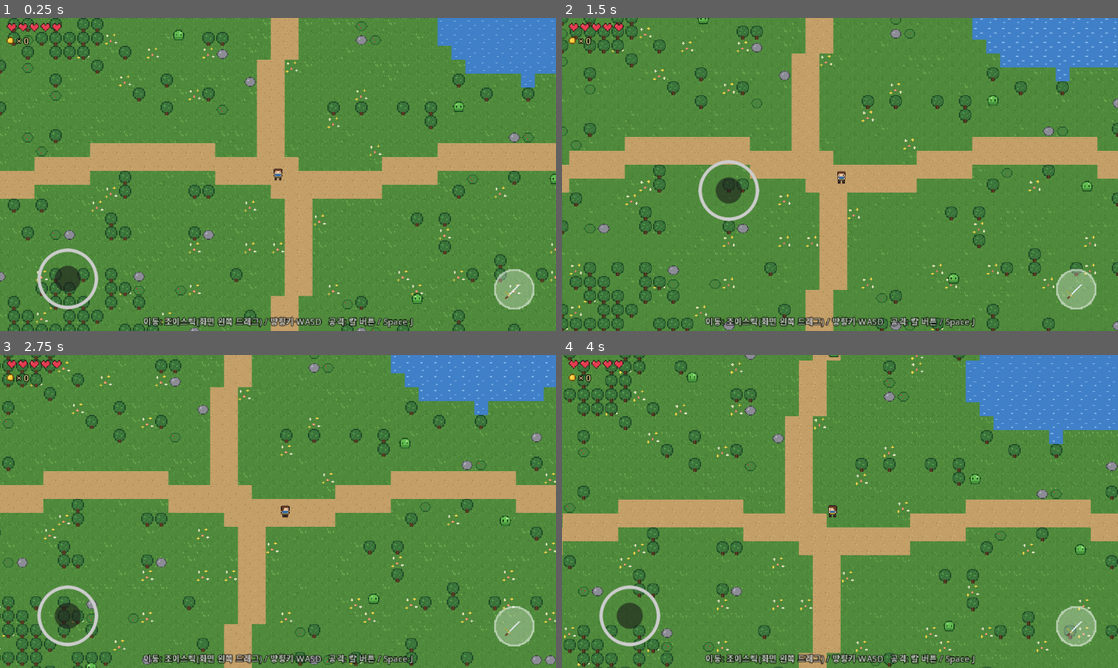
Above: before the commit, frames 1-4 (two rows, left to right).
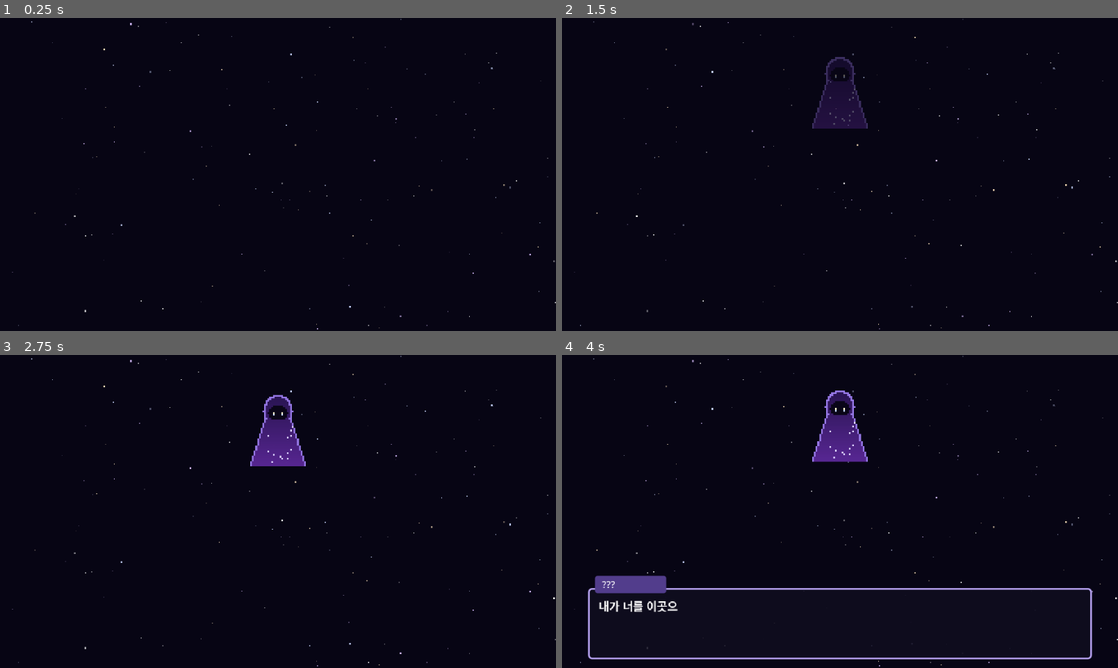
Above: after the commit, the same moments.

Repository: WoongDam123/MyRPG
Game: Godot game, scene res://scenes/prologue.tscn
The game is run twice, just before and just after one commit, with the same random seed, the same clock (stepped at 60 frames per second) and the same inputs. Before the commit the project starts from res://scenes/main.tscn.
Inputs (mouse positions are in pixels of both pictures, inside the frame that each line leads up to):
- Up to frame 1 (0.25 s): no input
- Up to frame 2 (1.5 s): tap Enter (ui_accept) at 0.5, 0.77, 0.8, 1.07, 1.35 s; move the mouse to (962, 158) at 0.52 s; hold Right (move_right) 0.53-1.28 s; hold Space (attack) 0.53-1.28 s; click (962, 158) at 0.67 s; move the mouse to (728, 190) at 1.27 s; hold Down (move_down) from 1.28 s (still down); click (728, 190) at 1.42 s
- Up to frame 3 (2.75 s): tap Enter (ui_accept) at 1.52, 1.82, 2.3 s; tap Space (attack) at 1.55 s; move the mouse to (333, 442) at 2.02 s; release Down (move_down) at 2.03 s; hold Right (move_right) from 2.03 s (still down); hold Space (attack) from 2.03 s (still down); click (333, 442) at 2.17 s
- Up to frame 4 (4 s): move the mouse to (812, 574) at 2.77 s; release Right (move_right) at 2.78 s; release Space (attack) at 2.78 s; hold Up (move_up) 2.78-3.53 s; tap Space (attack) at 2.85 s; click (812, 574) at 2.92 s; tap Enter (ui_accept) at 3.02, 3.32 s; move the mouse to (1006, 558) at 3.52 s; hold Left (move_left) from 3.53 s (still down); hold Enter (ui_accept) from 3.53 s (still down); click (1006, 558) at 3.67 s

The runs differ from the first frame. In frame 1, 100% of the frame differs, in the area x 0-100%, y 0-100%; in frame 2, 100%; in frame 3, 100%; in frame 4, 100%.

Commit message:
서장-1: 프롤로그 (미지의 존재와 속성 선택)
- 프롤로그 장면: 반짝이는 우주 배경, 미지의 존재 등장, 대사 7줄
- 세 속성 구슬(Solid/Liquid/Cosmo) 선택 + 설명, 당장은 Solid만 선택 가능
- 선택 후 대사 → 흰 빛 → "그라니아 변방, 볕돌 마을" 자막 → 필드로 이동
- 전역 GameState(속성 정보·선택 저장), Transition(페이드 전환·자막) 추가
- 재사용 대화창 DialogueBox (한 글자씩 출력, 터치/Space/J로 넘김)
- 시작 장면을 prologue.tscn으로 변경, 기획서 v0.3 (직업 이름 B안, 마을 튜토리얼 흐름)

Co-Authored-By: Claude Opus 5.5 <noreply@anthropic.com>
Claude-Session: https://claude.ai/code/session_01Er39gAyKDwwEVGsjxjSxSV

Diff:
--- a/project.godot
+++ b/project.godot
@@ -11,8 +11,13 @@
 [application]
 
 config/name="MyRPG"
-run/main_scene="res://scenes/main.tscn"
+run/main_scene="res://scenes/prologue.tscn"
 config/features=PackedStringArray("4.7", "GL Compatibility")
+
+[autoload]
+
+GameState="*res://scripts/autoload/game_state.gd"
+Transition="*res://scripts/autoload/transition.gd"
 
 [display]
 
--- /dev/null
+++ b/scenes/prologue.tscn
@@ -0,0 +1,211 @@
+[gd_scene format=3]
+
+[ext_resource type="Script" path="res://scripts/prologue.gd" id="1_script"]
+[ext_resource type="Script" path="res://scripts/ui/starfield.gd" id="2_stars"]
+[ext_resource type="Texture2D" path="res://assets/prologue/being.png" id="3_being"]
+[ext_resource type="Texture2D" path="res://assets/prologue/orb_solid.png" id="4_solid"]
+[ext_resource type="Texture2D" path="res://assets/prologue/orb_liquid.png" id="5_liquid"]
+[ext_resource type="Texture2D" path="res://assets/prologue/orb_cosmo.png" id="6_cosmo"]
+[ext_resource type="PackedScene" path="res://scenes/ui/dialogue_box.tscn" id="7_dialogue"]
+
+[sub_resource type="StyleBoxFlat" id="StyleBoxFlat_desc"]
+content_margin_left = 12.0
+content_margin_top = 8.0
+content_margin_right = 12.0
+content_margin_bottom = 8.0
+bg_color = Color(0.06, 0.05, 0.12, 0.85)
+border_width_left = 1
+border_width_top = 1
+border_width_right = 1
+border_width_bottom = 1
+border_color = Color(0.5, 0.42, 0.75, 1)
+corner_radius_top_left = 4
+corner_radius_top_right = 4
+corner_radius_bottom_right = 4
+corner_radius_bottom_left = 4
+
+[node name="Prologue" type="Control"]
+layout_mode = 3
+anchors_preset = 15
+anchor_right = 1.0
+anchor_bottom = 1.0
+grow_horizontal = 2
+grow_vertical = 2
+script = ExtResource("1_script")
+
+[node name="Starfield" type="Control" parent="."]
+layout_mode = 1
+anchors_preset = 15
+anchor_right = 1.0
+anchor_bottom = 1.0
+grow_horizontal = 2
+grow_vertical = 2
+mouse_filter = 2
+script = ExtResource("2_stars")
+
+[node name="BeingHolder" type="Control" parent="."]
+layout_mode = 1
+anchors_preset = 5
+anchor_left = 0.5
+anchor_right = 0.5
+offset_left = -32.0
+offset_top = 40.0
+offset_right = 32.0
+offset_bottom = 128.0
+grow_horizontal = 2
+mouse_filter = 2
+
+[node name="Being" type="TextureRect" parent="BeingHolder"]
+unique_name_in_owner = true
+layout_mode = 0
+offset_right = 64.0
+offset_bottom = 88.0
+mouse_filter = 2
+texture = ExtResource("3_being")
+expand_mode = 1
+stretch_mode = 5
+
+[node name="ChoicePanel" type="Control" parent="."]
+unique_name_in_owner = true
+layout_mode = 1
+anchors_preset = 15
+anchor_right = 1.0
+anchor_bottom = 1.0
+grow_horizontal = 2
+grow_vertical = 2
+mouse_filter = 2
+
+[node name="Question" type="Label" parent="ChoicePanel"]
+layout_mode = 1
+anchors_preset = 5
+anchor_left = 0.5
+anchor_right = 0.5
+offset_left = -200.0
+offset_top = 12.0
+offset_right = 200.0
+offset_bottom = 32.0
+grow_horizontal = 2
+theme_override_colors/font_color = Color(0.88, 0.84, 1, 1)
+theme_override_font_sizes/font_size = 14
+text = "어떤 힘을 받아들이겠는가?"
+horizontal_alignment = 1
+
+[node name="Orbs" type="HBoxContainer" parent="ChoicePanel"]
+layout_mode = 1
+anchors_preset = 8
+anchor_left = 0.5
+anchor_top = 0.5
+anchor_right = 0.5
+anchor_bottom = 0.5
+offset_left = -150.0
+offset_top = -26.0
+offset_right = 150.0
+offset_bottom = 46.0
+grow_horizontal = 2
+grow_vertical = 2
+theme_override_constants/separation = 40
+alignment = 1
+
+[node name="Solid" type="VBoxContainer" parent="ChoicePanel/Orbs"]
+layout_mode = 2
+
+[node name="OrbSolid" type="TextureButton" parent="ChoicePanel/Orbs/Solid"]
+unique_name_in_owner = true
+custom_minimum_size = Vector2(56, 56)
+layout_mode = 2
+texture_normal = ExtResource("4_solid")
+ignore_texture_size = true
+stretch_mode = 5
+
+[node name="Label" type="Label" parent="ChoicePanel/Orbs/Solid"]
+layout_mode = 2
+theme_override_colors/font_color = Color(1, 0.78, 0.45, 1)
+theme_override_font_sizes/font_size = 12
+text = "Solid"
+horizontal_alignment = 1
+
+[node name="Liquid" type="VBoxContainer" parent="ChoicePanel/Orbs"]
+layout_mode = 2
+
+[node name="OrbLiquid" type="TextureButton" parent="ChoicePanel/Orbs/Liquid"]
+unique_name_in_owner = true
+custom_minimum_size = Vector2(56, 56)
+layout_mode = 2
+texture_normal = ExtResource("5_liquid")
+ignore_texture_size = true
+stretch_mode = 5
+
+[node name="Label" type="Label" parent="ChoicePanel/Orbs/Liquid"]
+layout_mode = 2
+theme_override_colors/font_color = Color(0.5, 0.78, 1, 1)
+theme_override_font_sizes/font_size = 12
+text = "Liquid"
+horizontal_alignment = 1
+
+[node name="Cosmo" type="VBoxContainer" parent="ChoicePanel/Orbs"]
+layout_mode = 2
+
+[node name="OrbCosmo" type="TextureButton" parent="ChoicePanel/Orbs/Cosmo"]
+unique_name_in_owner = true
+custom_minimum_size = Vector2(56, 56)
+layout_mode = 2
+texture_normal = ExtResource("6_cosmo")
+ignore_texture_size = true
+stretch_mode = 5
+
+[node name="Label" type="Label" parent="ChoicePanel/Orbs/Cosmo"]
+layout_mode = 2
+theme_override_colors/font_color = Color(0.78, 0.6, 1, 1)
+theme_override_font_sizes/font_size = 12
+text = "Cosmo"
+horizontal_alignment = 1
+
+[node name="Desc" type="PanelContainer" parent="ChoicePanel"]
+layout_mode = 1
+anchors_preset = 7
+anchor_left = 0.5
+anchor_top = 1.0
+anchor_right = 0.5
+anchor_bottom = 1.0
+offset_left = -230.0
+offset_top = -104.0
+offset_right = 230.0
+offset_bottom = -10.0
+grow_horizontal = 2
+grow_vertical = 0
+theme_override_styles/panel = SubResource("StyleBoxFlat_desc")
+
+[node name="VBox" type="VBoxContainer" parent="ChoicePanel/Desc"]
+layout_mode = 2
+theme_override_constants/separation = 4
+
+[node name="DescTitle" type="Label" parent="ChoicePanel/Desc/VBox"]
+unique_name_in_owner = true
+layout_mode = 2
+theme_override_font_sizes/font_size = 13
+text = "구슬을 눌러 힘을 살펴보아라"
+
+[node name="HBox" type="HBoxContainer" parent="ChoicePanel/Desc/VBox"]
+layout_mode = 2
+size_flags_vertical = 3
+theme_override_constants/separation = 10
+
+[node name="DescLabel" type="Label" parent="ChoicePanel/Desc/VBox/HBox"]
+unique_name_in_owner = true
+layout_mode = 2
+size_flags_horizontal = 3
+theme_override_colors/font_color = Color(0.85, 0.85, 0.92, 1)
+theme_override_font_sizes/font_size = 11
+autowrap_mode = 3
+
+[node name="ConfirmButton" type="Button" parent="ChoicePanel/Desc/VBox/HBox"]
+unique_name_in_owner = true
+custom_minimum_size = Vector2(130, 32)
+layout_mode = 2
+size_flags_vertical = 8
+theme_override_font_sizes/font_size = 12
+text = "이 힘을 받아들인다"
+
+[node name="DialogueBox" parent="." instance=ExtResource("7_dialogue")]
+unique_name_in_owner = true
+layout_mode = 1
--- /dev/null
+++ b/scenes/ui/dialogue_box.tscn
@@ -0,0 +1,103 @@
+[gd_scene format=3]
+
+[ext_resource type="Script" path="res://scripts/ui/dialogue_box.gd" id="1_script"]
+
+[sub_resource type="StyleBoxFlat" id="StyleBoxFlat_box"]
+content_margin_left = 12.0
+content_margin_top = 10.0
+content_margin_right = 12.0
+content_margin_bottom = 10.0
+bg_color = Color(0.06, 0.05, 0.12, 0.88)
+border_width_left = 2
+border_width_top = 2
+border_width_right = 2
+border_width_bottom = 2
+border_color = Color(0.72, 0.64, 0.95, 1)
+corner_radius_top_left = 4
+corner_radius_top_right = 4
+corner_radius_bottom_right = 4
+corner_radius_bottom_left = 4
+
+[sub_resource type="StyleBoxFlat" id="StyleBoxFlat_name"]
+content_margin_left = 8.0
+content_margin_top = 2.0
+content_margin_right = 8.0
+content_margin_bottom = 2.0
+bg_color = Color(0.32, 0.24, 0.55, 1)
+corner_radius_top_left = 3
+corner_radius_top_right = 3
+corner_radius_bottom_right = 3
+corner_radius_bottom_left = 3
+
+[node name="DialogueBox" type="Control"]
+layout_mode = 3
+anchors_preset = 15
+anchor_right = 1.0
+anchor_bottom = 1.0
+grow_horizontal = 2
+grow_vertical = 2
+script = ExtResource("1_script")
+
+[node name="Box" type="PanelContainer" parent="."]
+layout_mode = 1
+anchors_preset = 7
+anchor_left = 0.5
+anchor_top = 1.0
+anchor_right = 0.5
+anchor_bottom = 1.0
+offset_left = -290.0
+offset_top = -92.0
+offset_right = 290.0
+offset_bottom = -10.0
+grow_horizontal = 2
+grow_vertical = 0
+mouse_filter = 2
+theme_override_styles/panel = SubResource("StyleBoxFlat_box")
+
+[node name="TextLabel" type="Label" parent="Box"]
+unique_name_in_owner = true
+layout_mode = 2
+size_flags_vertical = 1
+theme_override_font_sizes/font_size = 13
+text = "대사"
+autowrap_mode = 3
+
+[node name="NamePanel" type="PanelContainer" parent="."]
+layout_mode = 1
+anchors_preset = 7
+anchor_left = 0.5
+anchor_top = 1.0
+anchor_right = 0.5
+anchor_bottom = 1.0
+offset_left = -282.0
+offset_top = -104.0
+offset_right = -200.0
+offset_bottom = -86.0
+grow_horizontal = 1
+grow_vertical = 0
+mouse_filter = 2
+theme_override_styles/panel = SubResource("StyleBoxFlat_name")
+
+[node name="NameLabel" type="Label" parent="NamePanel"]
+unique_name_in_owner = true
+layout_mode = 2
+theme_override_font_sizes/font_size = 11
+text = "이름"
+
+[node name="NextMark" type="Label" parent="."]
+unique_name_in_owner = true
+layout_mode = 1
+anchors_preset = 3
+anchor_left = 0.5
+anchor_top = 1.0
+anchor_right = 0.5
+anchor_bottom = 1.0
+offset_left = 268.0
+offset_top = -30.0
+offset_right = 284.0
+offset_bottom = -14.0
+grow_horizontal = 0
+grow_vertical = 0
+theme_override_colors/font_color = Color(0.85, 0.8, 1, 1)
+theme_override_font_sizes/font_size = 10
+text = "▼"
--- /dev/null
+++ b/scripts/autoload/game_state.gd
@@ -0,0 +1,31 @@
+extends Node
+## 게임 전체에서 공유하는 정보 (장면이 바뀌어도 유지된다).
+## 프로젝트 설정 → 전역(Autoload)에 "GameState"로 등록되어 있어서 어디서든 GameState.attribute 처럼 쓸 수 있다.
+
+## 세 가지 근원 에너지(속성) 정보
+const ATTRIBUTES := {
+	"solid": {
+		"name": "Solid",
+		"title": "대지의 힘",
+		"desc": "대지·광물·강철의 힘.\n높은 체력과 방어, 묵직한 근접 공격.\n시작 왕국: 그라니아",
+		"kingdom": "그라니아",
+		"unlocked": true,
+	},
+	"liquid": {
+		"name": "Liquid",
+		"title": "흐름의 힘",
+		"desc": "물·흐름·생명의 힘.\n빠른 연속 공격과 회복.\n시작 왕국: 아쿠아리스",
+		"kingdom": "아쿠아리스",
+		"unlocked": false,
+	},
+	"cosmo": {
+		"name": "Cosmo",
+		"title": "별의 힘",
+		"desc": "별·중력·우주 에너지의 힘.\n멀리서 쏘는 에너지 공격, 낮은 체력.\n시작 왕국: 아스트라",
+		"kingdom": "아스트라",
+		"unlocked": false,
+	},
+}
+
+var attribute: String = ""  ## 플레이어가 고른 속성 ("solid" / "liquid" / "cosmo")
+var player_name: String = "용사"
--- /dev/null
+++ b/scripts/autoload/transition.gd
@@ -0,0 +1,42 @@
+extends CanvasLayer
+## 화면 전환 효과 (어둡게 → 장면 바꾸기 → 밝게). 전역(Autoload) "Transition"으로 등록.
+## 사용 예: Transition.change_scene("res://scenes/main.tscn", "볕돌 마을")
+
+var _rect: ColorRect
+var _caption: Label
+
+
+func _ready() -> void:
+	layer = 100  # 다른 모든 화면보다 위에
+	_rect = ColorRect.new()
+	_rect.set_anchors_preset(Control.PRESET_FULL_RECT)
+	_rect.color = Color(0, 0, 0, 0)
+	_rect.mouse_filter = Control.MOUSE_FILTER_IGNORE
+	add_child(_rect)
+	_caption = Label.new()
+	_caption.set_anchors_preset(Control.PRESET_FULL_RECT)
+	_caption.horizontal_alignment = HORIZONTAL_ALIGNMENT_CENTER
+	_caption.vertical_alignment = VERTICAL_ALIGNMENT_CENTER
+	_caption.add_theme_font_size_override("font_size", 14)
+	_caption.modulate.a = 0.0
+	_caption.mouse_filter = Control.MOUSE_FILTER_IGNORE
+	add_child(_caption)
+
+
+## 장면을 바꾼다. caption을 주면 검은 화면에 글자를 잠시 보여 준다.
+func change_scene(path: String, caption: String = "", color: Color = Color.BLACK) -> void:
+	_rect.mouse_filter = Control.MOUSE_FILTER_STOP  # 전환 중에는 터치 막기
+	_rect.color = Color(color, 0.0)
+	await create_tween().tween_property(_rect, "color:a", 1.0, 0.6).finished
+	if color != Color.BLACK:
+		await create_tween().tween_property(_rect, "color", Color.BLACK, 0.8).finished
+	if caption != "":
+		_caption.text = caption
+		await create_tween().tween_property(_caption, "modulate:a", 1.0, 0.8).finished
+		await get_tree().create_timer(1.6).timeout
+		await create_tween().tween_property(_caption, "modulate:a", 0.0, 0.6).finished
+	get_tree().change_scene_to_file(path)
+	await get_tree().process_frame
+	await get_tree().process_frame
+	await create_tween().tween_property(_rect, "color:a", 0.0, 0.6).finished
+	_rect.mouse_filter = Control.MOUSE_FILTER_IGNORE
--- /dev/null
+++ b/scripts/prologue.gd
@@ -0,0 +1,104 @@
+extends Control
+## 프롤로그: 미지의 존재가 나를 불러내고, 세 근원 에너지 중 하나를 고르게 한다.
+
+const NEXT_SCENE := "res://scenes/main.tscn"  # 서장-2에서 시골 마을 장면으로 바뀔 예정
+const BEING := "???"
+
+const INTRO := [
+	{"name": BEING, "text": "……들리는가."},
+	{"name": BEING, "text": "놀라지 마라. 너의 원래 세계는, 잠시 뒤에 두고 왔을 뿐이다."},
+	{"name": BEING, "text": "여기는 별과 대지 사이. 어디에도 속하지 않는 곳."},
+	{"name": BEING, "text": "내가 너를 이곳으로 불렀다. 저 아래의 세계, '가이아'를 위해서."},
+	{"name": BEING, "text": "가이아에는 세 개의 근원 에너지가 흐른다."},
+	{"name": BEING, "text": "단단한 대지의 힘, Solid.\n흐르는 생명의 힘, Liquid.\n아득한 별의 힘, Cosmo."},
+	{"name": BEING, "text": "그중 하나를 받아들여라. 그 힘이 네가 살아갈 곳을 정할 것이다."},
+]
+
+const AFTER := {
+	"solid": [
+		{"name": BEING, "text": "……대지를 택했구나."},
+		{"name": BEING, "text": "단단함은 쉽게 부서지지 않는다. 그러나 무겁기에, 멈춰 서기도 쉽지."},
+		{"name": BEING, "text": "너는 대지의 왕국 그라니아, 산자락의 작은 마을에서 새로운 삶을 얻게 될 것이다."},
+		{"name": BEING, "text": "그곳에서 자라며… 언젠가 오늘을 떠올리게 되겠지."},
+		{"name": BEING, "text": "가라. 코스모 가이아의 균형이, 너에게 달려 있다."},
+	],
+}
+
+const ORB_COLORS := {
+	"solid": Color(1.0, 0.75, 0.4),
+	"liquid": Color(0.45, 0.75, 1.0),
+	"cosmo": Color(0.75, 0.55, 1.0),
+}
+
+var selected: String = ""
+
+@onready var being: TextureRect = %Being
+@onready var dialogue = %DialogueBox
+@onready var choice_panel: Control = %ChoicePanel
+@onready var desc_title: Label = %DescTitle
+@onready var desc_label: Label = %DescLabel
+@onready var confirm_button: Button = %ConfirmButton
+@onready var orb_buttons := {"solid": %OrbSolid, "liquid": %OrbLiquid, "cosmo": %OrbCosmo}
+
+
+func _ready() -> void:
+	choice_panel.hide()
+	confirm_button.disabled = true
+	confirm_button.pressed.connect(_on_confirm)
+	for key in orb_buttons:
+		orb_buttons[key].pressed.connect(_on_orb_pressed.bind(key))
+		orb_buttons[key].pivot_offset = orb_buttons[key].custom_minimum_size / 2
+		if not GameState.ATTRIBUTES[key].unlocked:
+			orb_buttons[key].self_modulate = Color(0.6, 0.6, 0.7)  # 잠긴 힘은 살짝 어둡게
+
+	# 미지의 존재가 천천히 나타난다
+	being.modulate.a = 0.0
+	await get_tree().create_timer(0.8).timeout
+	await create_tween().tween_property(being, "modulate:a", 1.0, 2.0).finished
+
+	await dialogue.play(INTRO)
+	_show_choice()
+
+
+func _process(_delta: float) -> void:
+	# 미지의 존재가 둥실둥실 떠 있고, 고른 구슬이 맥박치듯 빛난다
+	var t := Time.get_ticks_msec() / 1000.0
+	being.position.y = sin(t * 1.5) * 3.0  # BeingHolder 안에서 위아래로
+	for key in orb_buttons:
+		var b: TextureButton = orb_buttons[key]
+		var target := 1.25 + 0.05 * sin(t * 4.0) if key == selected else 1.0
+		b.scale = b.scale.lerp(Vector2(target, target), 0.2)
+
+
+func _show_choice() -> void:
+	desc_title.text = "구슬을 눌러 힘을 살펴보아라"
+	desc_label.text = ""
+	choice_panel.modulate.a = 0.0
+	choice_panel.show()
+	create_tween().tween_property(choice_panel, "modulate:a", 1.0, 0.6)
+
+
+func _on_orb_pressed(key: String) -> void:
+	selected = key
+	var info: Dictionary = GameState.ATTRIBUTES[key]
+	desc_title.text = "%s — %s" % [info.name, info.title]
+	desc_title.add_theme_color_override("font_color", ORB_COLORS[key])
+	if info.unlocked:
+		desc_label.text = info.desc
+		confirm_button.disabled = false
+		confirm_button.text = "이 힘을 받아들인다"
+	else:
+		desc_label.text = info.desc + "\n(이 힘은 아직 잠들어 있다 — 추후 업데이트)"
+		confirm_button.disabled = true
+		confirm_button.text = "아직 받아들일 수 없다"
+
+
+func _on_confirm() -> void:
+	if selected == "" or not GameState.ATTRIBUTES[selected].unlocked:
+		return
+	GameState.attribute = selected
+	confirm_button.disabled = true
+	await create_tween().tween_property(choice_panel, "modulate:a", 0.0, 0.5).finished
+	choice_panel.hide()
+	await dialogue.play(AFTER[selected])
+	Transition.change_scene(NEXT_SCENE, "그라니아 변방, 볕돌 마을\n\n— 성인식을 앞둔 어느 날 —", Color.WHITE)
--- /dev/null
+++ b/scripts/ui/dialogue_box.gd
@@ -0,0 +1,94 @@
+extends Control
+## 대화창: 글자가 한 글자씩 나타나고, 화면을 터치(클릭)하거나 Space/J를 누르면 다음 줄로 넘어간다.
+## 사용 예:
+##   await $DialogueBox.play([{"name": "엄마", "text": "일어났니?"}, "이름 없이 글만 쓸 수도 있어요."])
+
+signal finished
+
+@export var chars_per_second: float = 30.0  ## 글자가 나타나는 속도
+
+var _lines: Array = []
+var _index: int = 0
+var _typing: bool = false
+var _tween: Tween
+
+@onready var name_label: Label = %NameLabel
+@onready var text_label: Label = %TextLabel
+@onready var next_mark: Label = %NextMark
+
+
+func _ready() -> void:
+	hide()
+	mouse_filter = Control.MOUSE_FILTER_IGNORE
+
+
+func play(lines: Array) -> void:
+	_lines = lines
+	_index = 0
+	show()
+	mouse_filter = Control.MOUSE_FILTER_STOP  # 대화 중에는 뒤쪽 터치를 막는다
+	_show_line()
+	await finished
+
+
+func _show_line() -> void:
+	var line = _lines[_index]
+	var speaker := ""
+	var text := ""
+	if line is Dictionary:
+		speaker = line.get("name", "")
+		text = line.get("text", "")
+	else:
+		text = str(line)
+	name_label.text = speaker
+	name_label.get_parent().visible = speaker != ""
+	text_label.text = text
+	text_label.visible_ratio = 0.0
+	next_mark.hide()
+	_typing = true
+	if _tween:
+		_tween.kill()
+	_tween = create_tween()
+	_tween.tween_property(text_label, "visible_ratio", 1.0, max(text.length() / chars_per_second, 0.05))
+	_tween.finished.connect(_on_typed)
+
+
+func _on_typed() -> void:
+	_typing = false
+	next_mark.show()
+
+
+func _advance() -> void:
+	if not visible:
+		return
+	if _typing:
+		# 글자가 나오는 중에 누르면 한 번에 다 보여 준다
+		_tween.kill()
+		text_label.visible_ratio = 1.0
+		_on_typed()
+		return
+	_index += 1
+	if _index >= _lines.size():
+		hide()
+		mouse_filter = Control.MOUSE_FILTER_IGNORE
+		finished.emit()
+	else:
+		_show_line()
+
+
+func _gui_input(event: InputEvent) -> void:
+	# 휴대폰 터치도 마우스 클릭으로 바뀌어 들어오므로 클릭만 처리하면 된다
+	if event is InputEventMouseButton and event.pressed and event.button_index == MOUSE_BUTTON_LEFT:
+		accept_event()
+		_advance()
+
+
+func _unhandled_input(event: InputEvent) -> void:
+	if visible and (event.is_action_pressed("ui_accept") or event.is_action_pressed("attack")):
+		get_viewport().set_input_as_handled()
+		_advance()
+
+
+func _process(_delta: float) -> void:
+	if next_mark.visible:
+		next_mark.modulate.a = 0.5 + 0.5 * sin(Time.get_ticks_msec() / 150.0)
--- /dev/null
+++ b/scripts/ui/starfield.gd
@@ -0,0 +1,31 @@
+extends Control
+## 반짝이는 별이 흩뿌려진 우주 배경 (그림 파일 없이 코드로 그린다).
+
+@export var star_count: int = 140
+@export var bg_color: Color = Color(0.03, 0.02, 0.08)
+
+var _stars: Array = []  # [위치(0~1 비율), 크기, 반짝이는 속도, 시작 위상, 색]
+
+
+func _ready() -> void:
+	var rng := RandomNumberGenerator.new()
+	rng.seed = 42
+	var colors := [Color(1, 1, 1), Color(0.8, 0.85, 1), Color(1, 0.9, 0.75), Color(0.85, 0.75, 1)]
+	for i in star_count:
+		_stars.append([Vector2(rng.randf(), rng.randf()), 1 if rng.randf() < 0.85 else 2,
+				rng.randf_range(1.0, 3.5), rng.randf() * TAU, colors[rng.randi() % colors.size()]])
+
+
+func _process(_delta: float) -> void:
+	queue_redraw()  # 매 프레임 다시 그려서 반짝이게
+
+
+func _draw() -> void:
+	draw_rect(Rect2(Vector2.ZERO, size), bg_color)
+	var t := Time.get_ticks_msec() / 1000.0
+	for s in _stars:
+		var a: float = 0.35 + 0.65 * (0.5 + 0.5 * sin(t * s[2] + s[3]))
+		var c: Color = s[4]
+		c.a = a
+		var p: Vector2 = (s[0] * size).floor()
+		draw_rect(Rect2(p, Vector2(s[1], s[1])), c)
Binary file added: assets/prologue/being.png
Not shown, added: assets/prologue/being.png.import
Binary file added: assets/prologue/orb_cosmo.png
Not shown, added: assets/prologue/orb_cosmo.png.import
Binary file added: assets/prologue/orb_liquid.png
Not shown, added: assets/prologue/orb_liquid.png.import
Binary file added: assets/prologue/orb_solid.png
Not shown, added: assets/prologue/orb_solid.png.import
Not shown, added: scripts/autoload/game_state.gd.uid
Not shown, added: scripts/autoload/transition.gd.uid
Not shown, added: scripts/prologue.gd.uid
Not shown, added: scripts/ui/dialogue_box.gd.uid
(and 2 more such lines)
